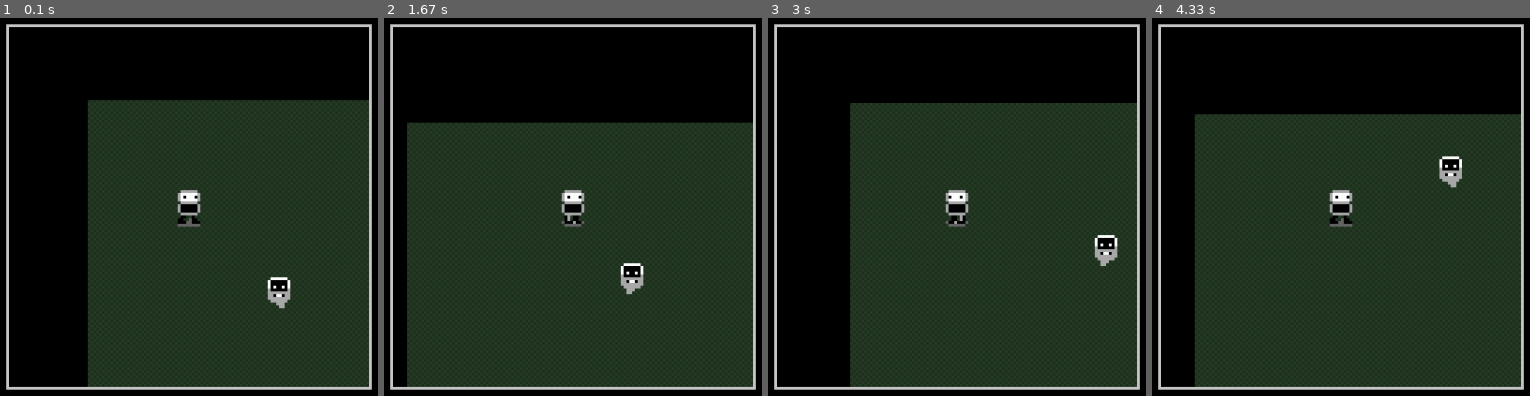
Above: before the commit, frames 1-4 (left to right).
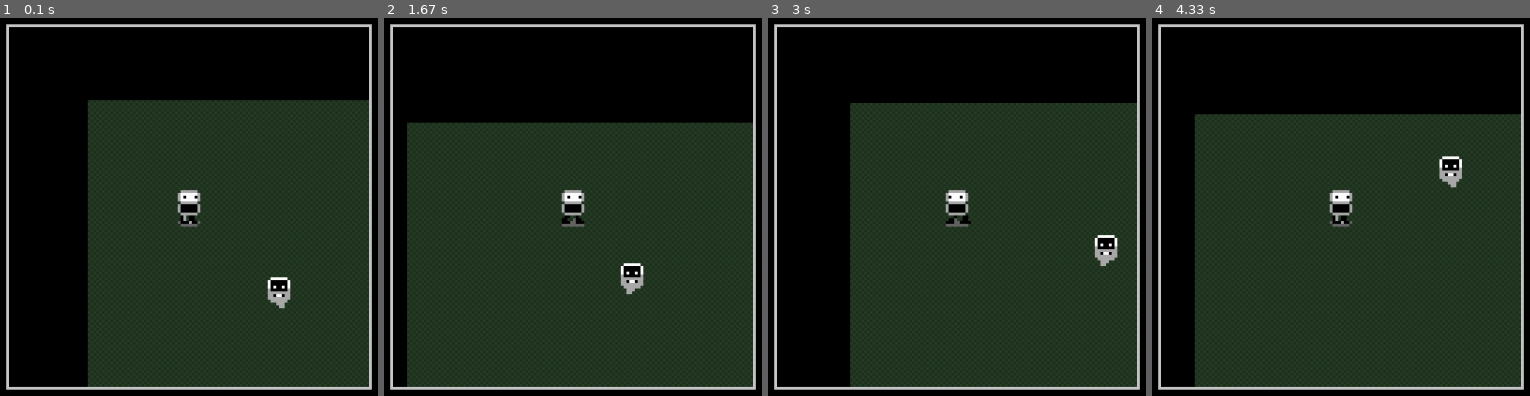
Above: after the commit, the same moments.

Repository: thefonzie-codes/pygame-rpg
Game: pygame game, started from main.py
Same seed, same stepped clock (60 frames per second), same inputs: the game is played once before the commit and once after it.
Inputs:
- Up to frame 1 (0.1 s): no input
- Up to frame 2 (1.67 s): hold D 0.33-0.8 s; hold W 0.83-1.13 s; hold D 1.17-1.63 s
- Up to frame 3 (3 s): hold A 1.67-2.2 s; hold S 2.23-2.53 s; hold A 2.57-2.97 s
- Up to frame 4 (4.33 s): hold W 3-3.37 s; hold D 3.4-4.03 s; hold S from 4.07 s (still down)

The runs differ from the first frame. In frame 1, less than 0.1% of the frame differs, in the area x 47-54%, y 52-56%; in frame 2, less than 0.1%; in frame 3, less than 0.1%; in frame 4, less than 0.1%.

Commit message:
fixed sprite order for walking

Diff:
--- a/entities/player.py
+++ b/entities/player.py
@@ -21,10 +21,10 @@
                 "GBBBBBBG",
                 "GBBBBBBG",
                 " GGGGGG ",
-                " BB  B   ",
-                "BB  DBB ",
-                "BBBDDBBB",
-                "DDDDDDDD"
+                " BG BB  ",
+                " BG BB  ",
+                "DBBBGBBD",
+                " DDDDDD "
             ],
             [
                 " GGGGGG ",
@@ -36,9 +36,24 @@
                 "GBBBBBBG",
                 "GBBBBBBG",
                 " GGGGGG ",
-                " BG BB  ",
-                " BG BB  ",
-                "DBBBGBBD",
+                " BB  B   ",
+                "BB  DBB ",
+                "BBBDDBBB",
+                "DDDDDDDD"
+            ],
+            [
+                " GGGGGG ",
+                "GWWWWWWG",
+                "GBWWWBWG",
+                "GWWWWWWG",
+                " GGGGGG ",
+                "GBBBBBBG",
+                "GBBBBBBG",
+                "GBBBBBBG",
+                " GGGGGG ",
+                "  BB GB ",
+                "  BB GB ",
+                "DBBGBBBD",
                 " DDDDDD "
             ],
             [
@@ -56,21 +71,7 @@
                 "BBBDDBBBB",
                 "DDDDDDDD"
             ],
-            [
-                " GGGGGG ",
-                "GWWWWWWG",
-                "GBWWWBWG",
-                "GWWWWWWG",
-                " GGGGGG ",
-                "GBBBBBBG",
-                "GBBBBBBG",
-                "GBBBBBBG",
-                " GGGGGG ",
-                "  BB GB ",
-                "  BB GB ",
-                "DBBGBBBD",
-                " DDDDDD "
-            ]
+
         ]
 
     def move(self, keys):
Not shown, removed: pygame-rpg.zip
Not shown, changed: zip.sh
